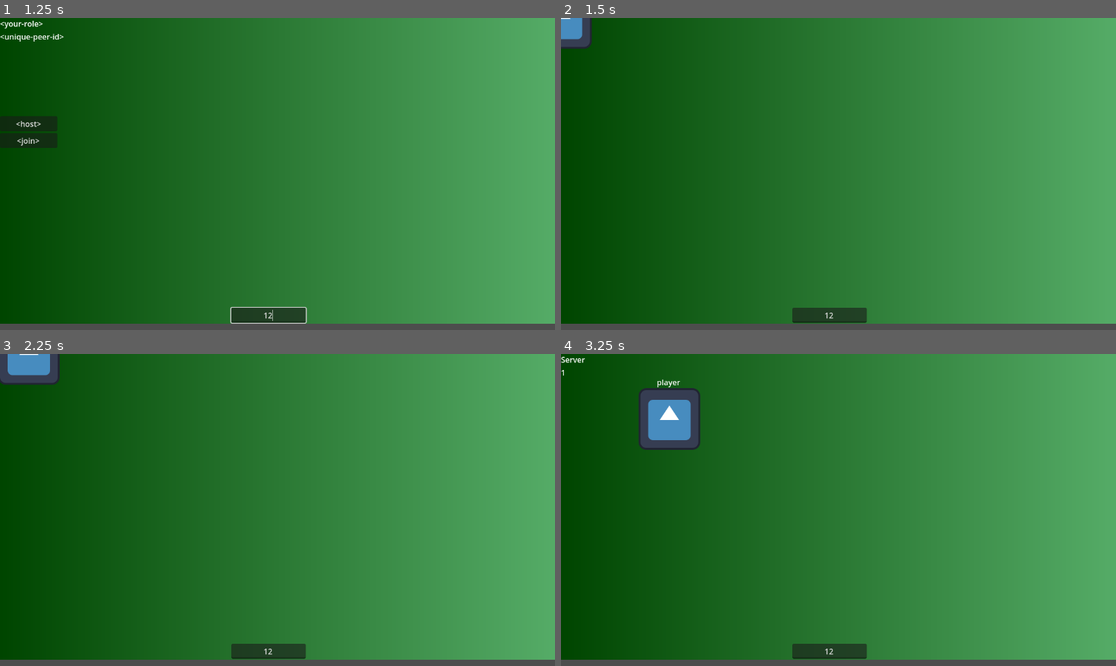
Above: before the commit, frames 1-4 (two rows, left to right).
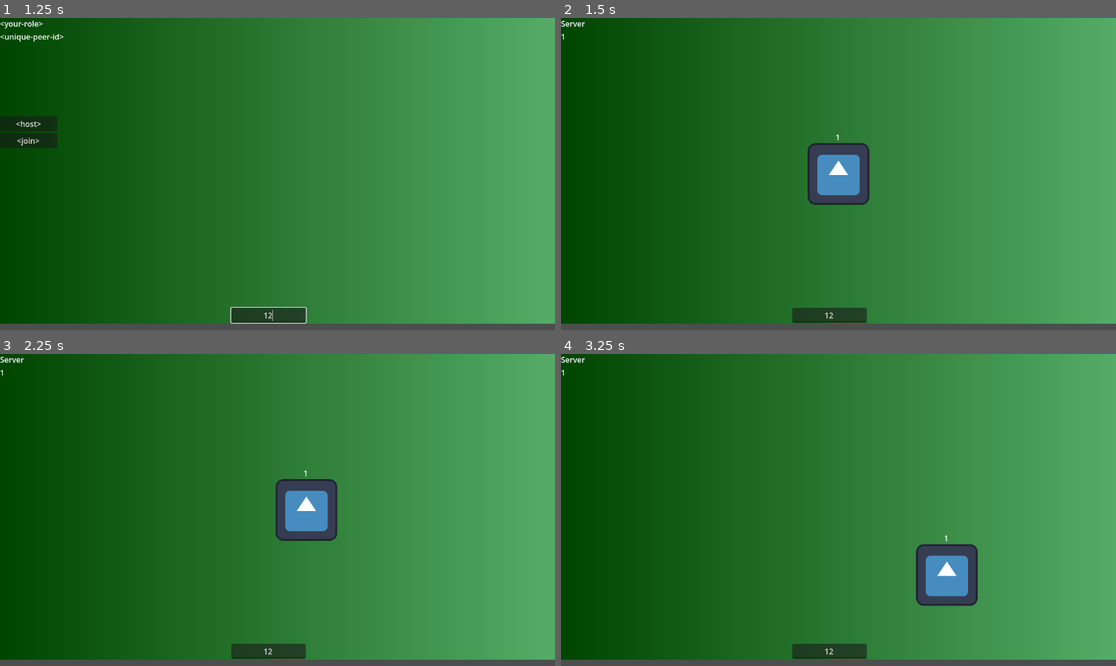
Above: after the commit, the same moments.

Repository: Boyquotes/team-wiitanks-godot-4-networking
Game: Godot game, scene res://scenes/game.tscn
The game is run twice, just before and just after one commit, with the same random seed, the same clock (stepped at 60 frames per second) and the same inputs. The engine's default icon, where the game draws it, is replaced by a stand-in: a white triangle on a blue panel in a dark square.
Inputs (mouse positions are in pixels of both pictures, inside the frame that each line leads up to):
- Up to frame 1 (1.25 s): click (266, 314) at 0.52 s; type "12" at 0.6 s
- Up to frame 2 (1.5 s): click "<host>" at 1.25 s
- Up to frame 3 (2.25 s): tap Enter at 2 s; hold Right (ui_right) from 2.03 s (still down)
- Up to frame 4 (3.25 s): release Right (ui_right) at 2.78 s; hold Down (ui_down) from 2.78 s (still down)

Frame 1 is identical in both runs. In frame 2, 2.7% of the frame differs, in the area x 0-56%, y 0-60%; in frame 3, 3.2%; in frame 4, 4.4%, in the area x 14-76%, y 8-81%.

Commit message:
working player synchronization

Diff:
--- a/scripts/main.gd
+++ b/scripts/main.gd
@@ -31,7 +31,7 @@
 		func (new_peer_id):
 			await get_tree().create_timer(1).timeout
 			#
-			rpc("add_newly_connected_player_character")
+			rpc("add_newly_connected_player_character", new_peer_id)
 			# call func adding characters of previously connected machines of machine at new_peer_id
 			# and give connectedPeerIds as an argument
 			rpc_id(new_peer_id, "add_previously_connected_player_characters", connected_peer_ids)
@@ -55,6 +55,8 @@
 func add_player_character(peer_id):
 	connected_peer_ids.append(peer_id)
 	var player_character = preload("res://scenes/player.tscn").instantiate()
+	# each id controls its own character, is its own multiplayer authority
+	player_character.set_multiplayer_authority(peer_id)
 	add_child(player_character)
 
 # remotely-callable function
--- a/scripts/player.gd
+++ b/scripts/player.gd
@@ -3,28 +3,39 @@
 const SPEED = 300.0
 
 func _ready():
+	name = str(get_multiplayer_authority())
 	get_node("label-name").text = str(name)
+	position = Vector2(get_viewport().size.x / 2, get_viewport().size.y / 2)
 
 # update input and movement every physics tick
 func _physics_process(_delta):
-	var velocityVec = Vector2()
 
-	# add horizontal motion to vector.
-	if Input.is_action_pressed("ui_right"):
-		velocityVec.x = SPEED
-	elif Input.is_action_pressed("ui_left"):
-		velocityVec.x = -SPEED
-	else:
-		velocityVec.x = 0
+	# allow movement if this node's unique id matches that of the multiplayer authority
+	if(is_multiplayer_authority()):
+		var velocityVec = Vector2()
 
-	# add vertical motion to vector. note this axis is inverted.
-	if Input.is_action_pressed("ui_down"):
-		velocityVec.y = SPEED
-	elif Input.is_action_pressed("ui_up"):
-		velocityVec.y = -SPEED
-	else:
-		velocityVec.y = 0
+		# add horizontal motion to vector.
+		if Input.is_action_pressed("ui_right"):
+			velocityVec.x = SPEED
+		elif Input.is_action_pressed("ui_left"):
+			velocityVec.x = -SPEED
+		else:
+			velocityVec.x = 0
 
-	# inbuilt godot movement smoothing
-	set_velocity(velocityVec)
-	move_and_slide()
+		# add vertical motion to vector. note this axis is inverted.
+		if Input.is_action_pressed("ui_down"):
+			velocityVec.y = SPEED
+		elif Input.is_action_pressed("ui_up"):
+			velocityVec.y = -SPEED
+		else:
+			velocityVec.y = 0
+
+		# inbuilt godot movement smoothing
+		set_velocity(velocityVec)
+		move_and_slide()
+
+		rpc("remote_set_position", global_position)
+
+@rpc("unreliable")
+func remote_set_position(authority_position):
+	global_position = authority_position
